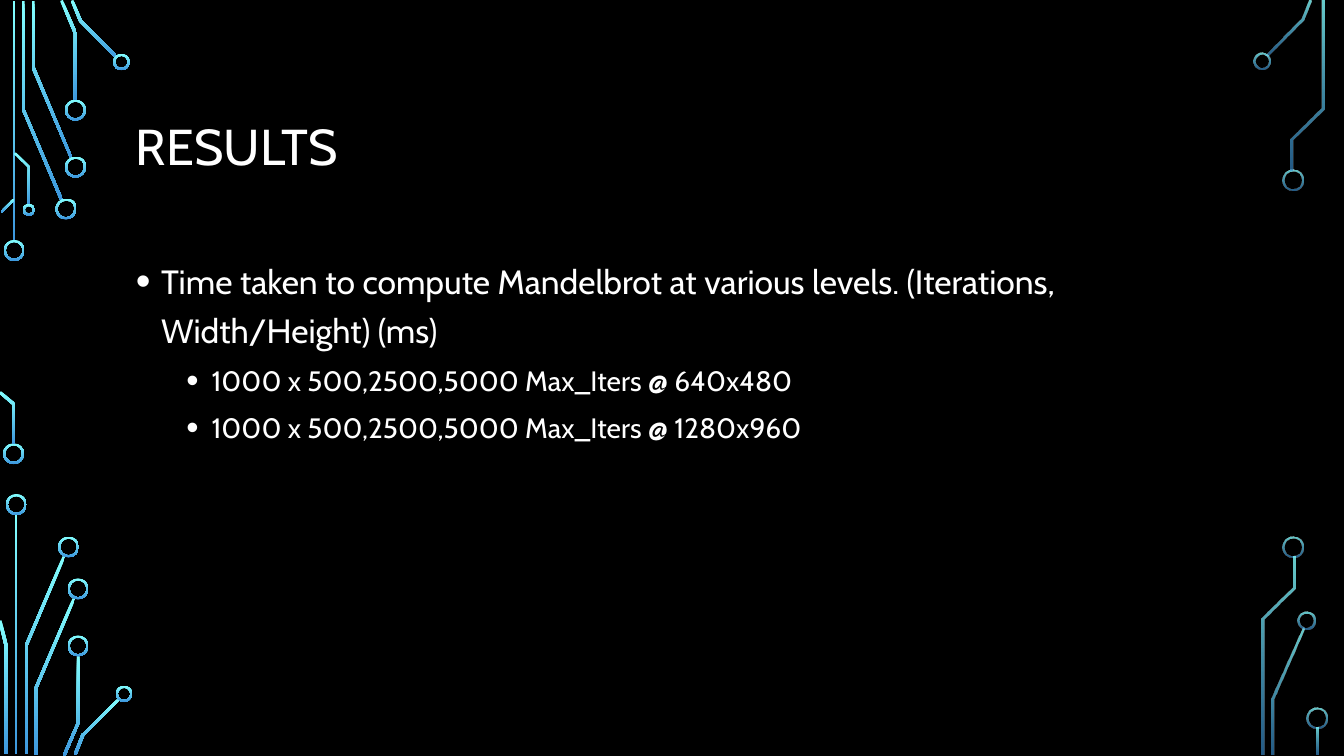
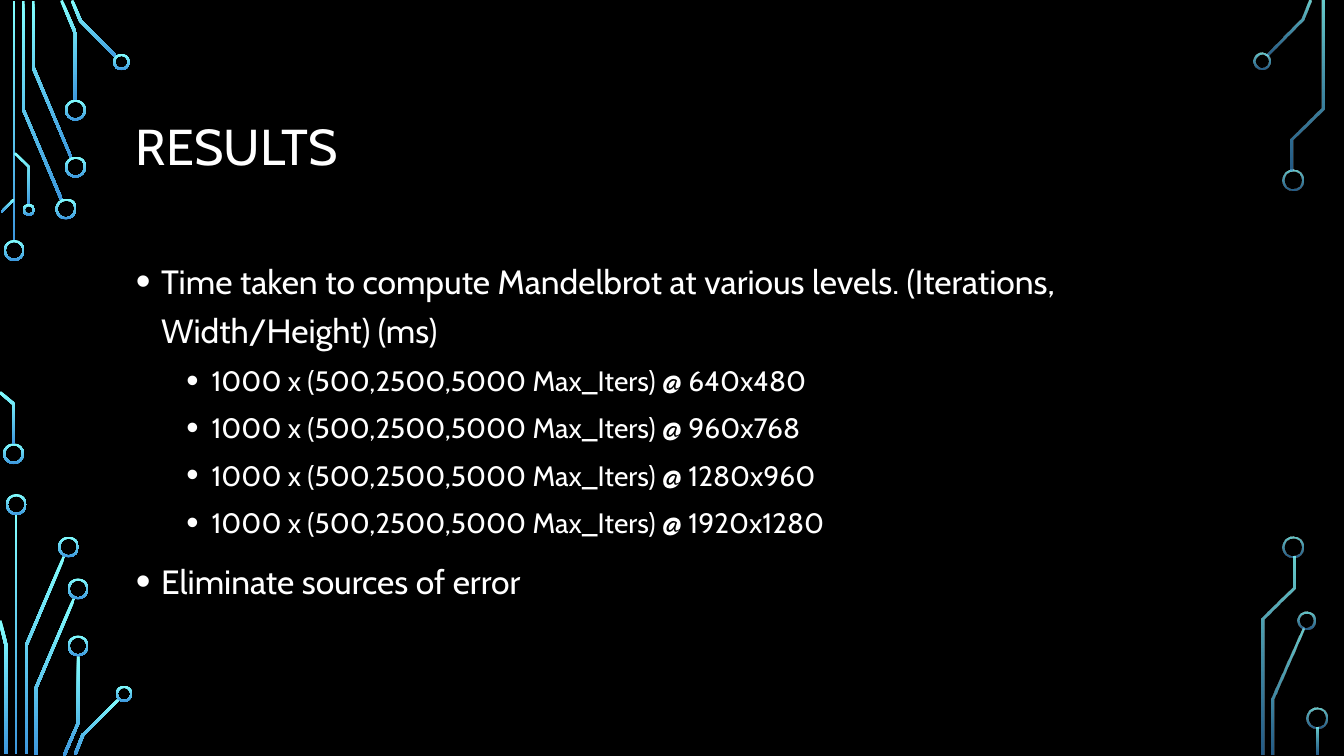
Before and after one commit to Shorte240/DSaA-Submission, a slide deck: slide 7 of CMP202 Assessment.pptx. Drawn at 1344x756 pixels with LibreOffice and Linux fonts; fonts in the diff are those of the drawing; background and template pictures are left out. Boxes give left, top, right and bottom in pixels: in the first picture for what was removed or moved away, otherwise in the second. Text is boxed around its words. In the diff, an @@ line names an element or a change of style, - is before the commit and + after.

```diff
--- a/CMP202 Assessment.pptx
+++ b/CMP202 Assessment.pptx
@@ text at (161, 370, 824, 595): text changed @@
-  • 1000 x 500,2500,5000 Max_Iters @ 640x480
-  • 1000 x 500,2500,5000 Max_Iters @ 1280x960
+  • 1000 x (500,2500,5000 Max_Iters) @ 640x480
+  • 1000 x (500,2500,5000 Max_Iters) @ 960x768
+  • 1000 x (500,2500,5000 Max_Iters) @ 1280x960
+  • 1000 x (500,2500,5000 Max_Iters) @ 1920x1280
+• Eliminate sources of error
```
Also in this commit, not shown: 3 other slides changed, 13 slides added, 1 slide removed, 3 other files.
